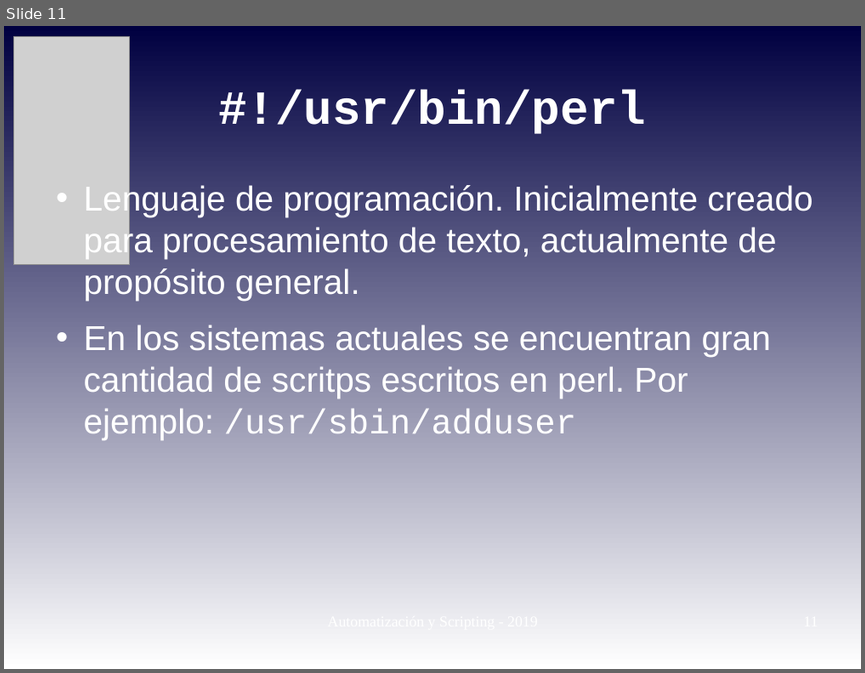
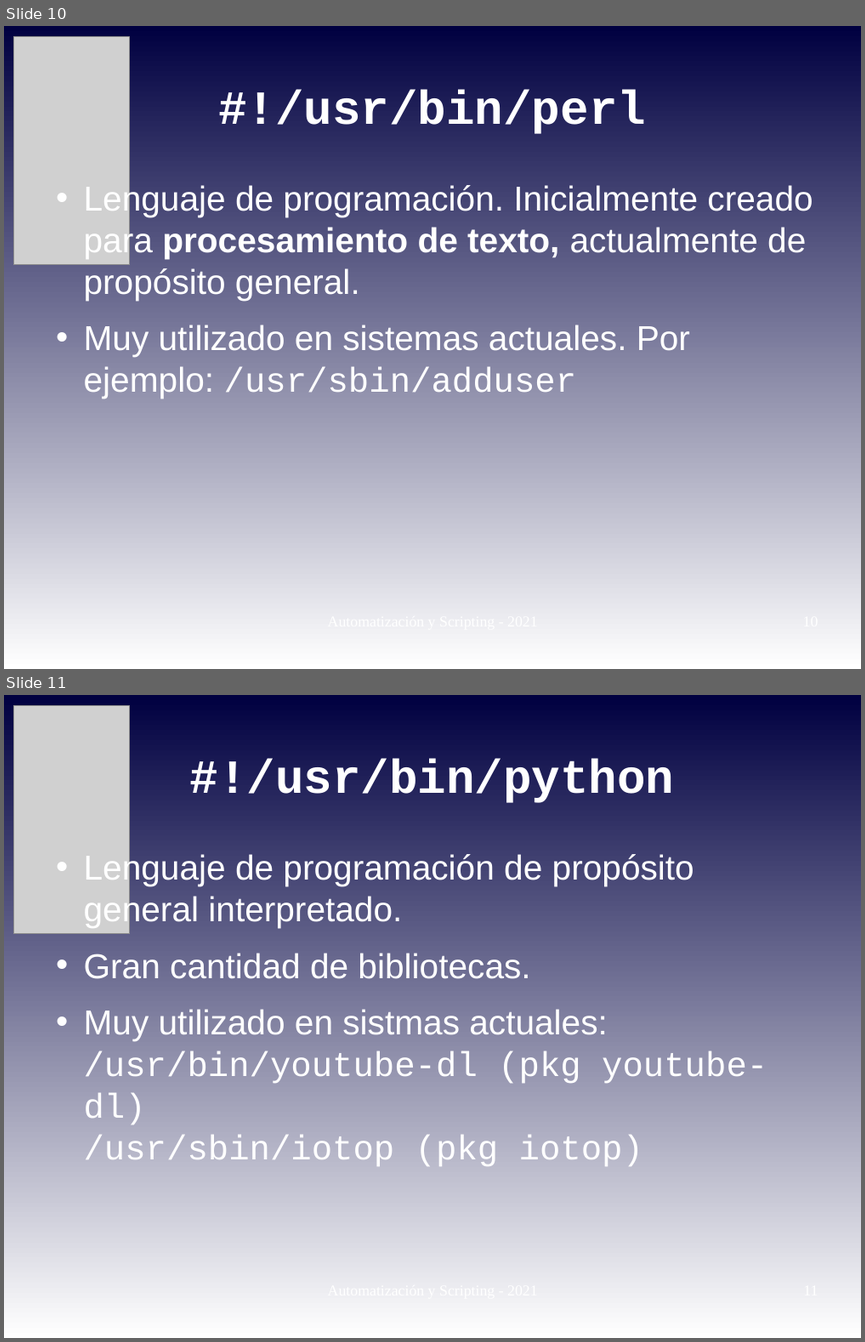
Before and after one commit to niniadcobre/-AutoyScripting, a slide deck: clases/AYS_clase08.odp. Shown one above the other, each under a label of ours: slide 11 before the commit, slides 10 and 11 after it. The pictures are 865x673 and 865x1342 pixels, drawn with LibreOffice and Linux fonts; fonts in the diff are those of the drawing; grey boxes stand for pictures. Boxes give left, top, right and bottom in pixels: in the first picture for what was removed or moved away, otherwise in the second. Text is boxed around its words. In the diff, an @@ line names an element or a change of style, - is before the commit and + after.

```diff
--- a/clases/AYS_clase08.odp
+++ b/clases/AYS_clase08.odp
@@ slide 11 added at (4,695,861,1338), background gradient #000040 to #FFFFFF @@
@@ picture added at (13,706,129,934) @@
@@ title added at (190,759,675,803), 44 pt, text #FFFFFF, bold @@
+#!/usr/bin/python
@@ text added at (84,852,767,1166), 32 pt, text #FFFFFF @@
+• Lenguaje de programación de propósito general interpretado.
+• Gran cantidad de bibliotecas.
+• Muy utilizado en sistmas actuales:
+  /usr/bin/youtube-dl (pkg youtube-dl)
+  /usr/sbin/iotop (pkg iotop)
@@ what was slide 11 is now slide 10 @@
@@ slide 10 changed as well @@
@@ text at (84,183,812,300): bold on in "procesamiento de texto," @@
@@ text at (84,324,690,398): text changed @@
-• En los sistemas actuales se encuentran gran cantidad de scritps escritos en perl. Por ejemplo: /usr/sbin/adduser
+• Muy utilizado en sistemas actuales. Por ejemplo: /usr/sbin/adduser
```
Also in this commit, not shown: 9 other slides changed, 2 other slides added, 2 slides removed, 1 other file.
